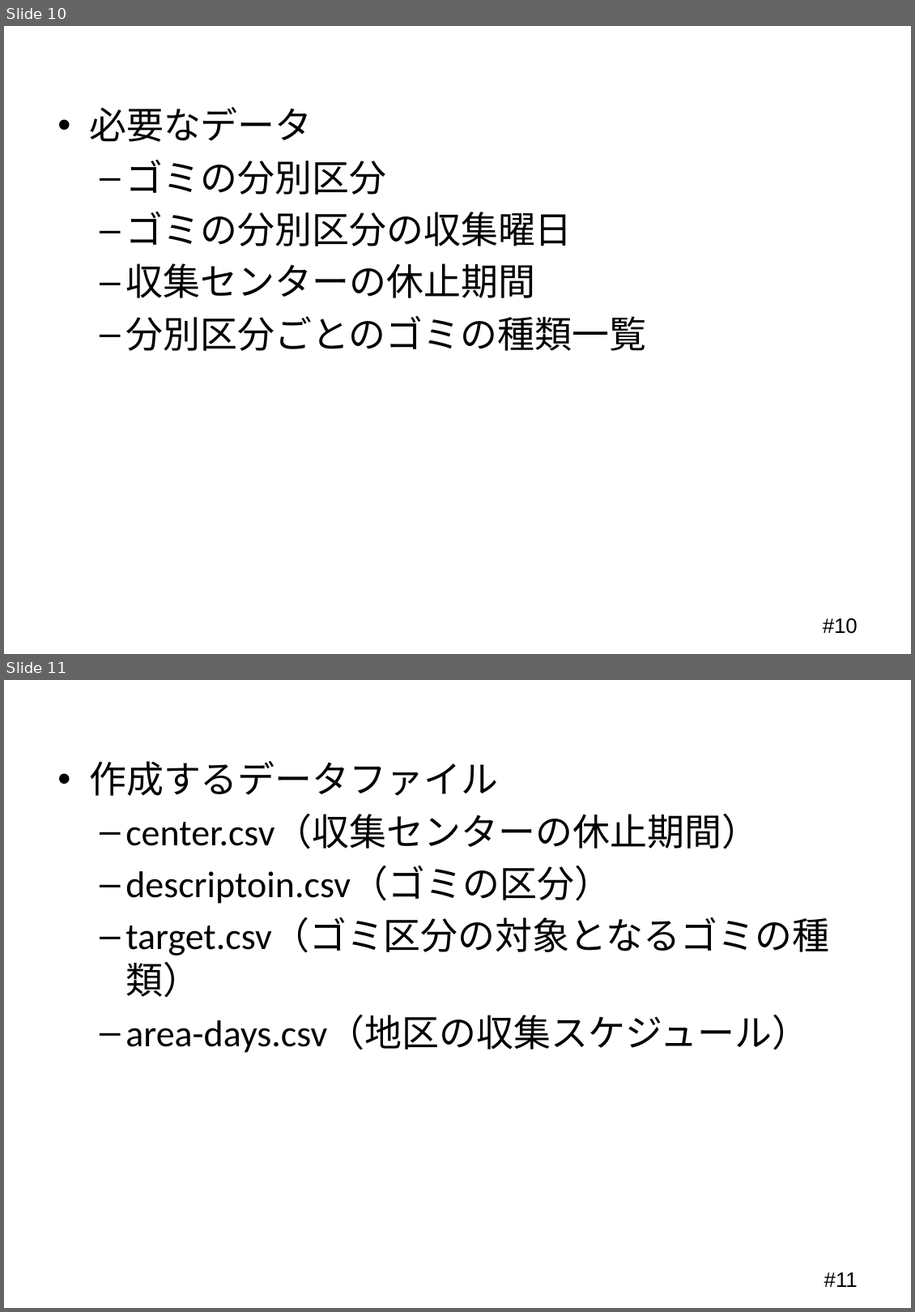
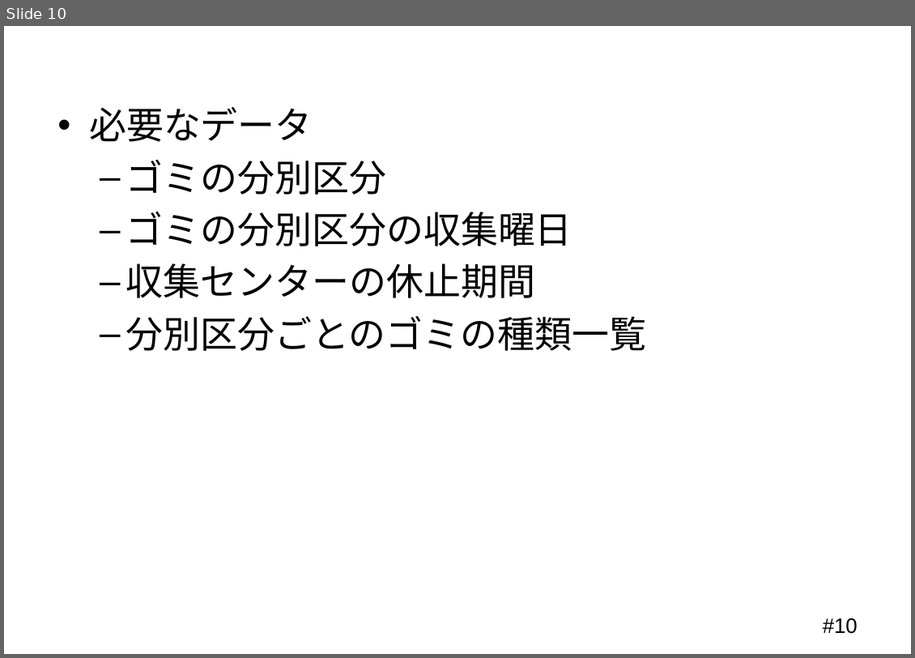
Before and after one commit to Mocchy2/graduation-thesis, a slide deck: 卒業論文 発表用スライド.pptx. Shown one above the other, each under a label of ours: slides 10 and 11 before the commit, slide 10 after it. The pictures are 915x1312 and 915x658 pixels, drawn with LibreOffice and Linux fonts; fonts in the diff are those of the drawing; background and template pictures are left out. Boxes give left, top, right and bottom in pixels: in the first picture for what was removed or moved away, otherwise in the second. Text is boxed around its words. In the diff, an @@ line names an element or a change of style, - is before the commit and + after.

Commit message:
「csvデータファイル」　スライド削除

```diff
--- a/卒業論文 発表用スライド.pptx
+++ b/卒業論文 発表用スライド.pptx
@@ slide 11 removed at bbox=[4, 680, 911, 1308], background #FFFFFF; not listed: 1 template element that a slide beside it also shows @@
@@ title removed at bbox=[49, 682, 866, 741] @@
-データファイル
@@ text removed at bbox=[89, 761, 829, 1053] @@
-• 作成するデータファイル
-  – center.csv（収集センターの休止期間）
-  – descriptoin.csv（ゴミの区分）
-  – target.csv（ゴミ区分の対象となるゴミの種類）
-  – area-days.csv（地区の収集スケジュール）
```
